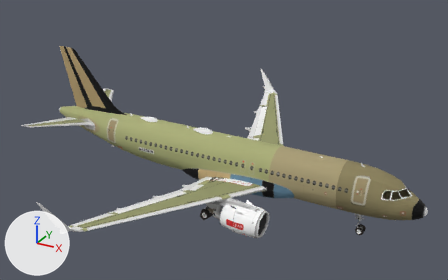
The glTF model a20n/model.glb: old version first, new version second.
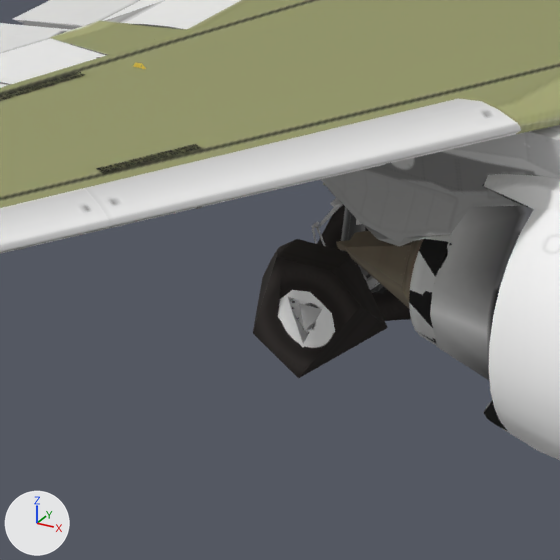
The first picture shows the older version from a 50 mm lens placed at (25.2, -44.7, 24.7), pointed at (0.5, 0.1, 2.3). The close-ups show the older and then the newer version on the part from 40% to 50% of the width and 67% to 84% of the height of that picture. Only the edits that show in the close-ups are written down. The axes (+X, +Y, +Z) are drawn at lower left. The lights are the same throughout. Vertices at exactly the same position are counted once.

Before the edit, the objects in view are built like this:
```python
me_anim21 = bpy.data.meshes.new('anim21')
me_anim21.from_pydata(...)  # 750 vertices, 988 faces; spans x 0.596..1.651, y -4.507..-3.237, z -3.537..-2.54
me_anim21.materials.append(mat_landinggears_png)
me_anim75 = bpy.data.meshes.new('anim75')
me_anim75.from_pydata(...)  # 145 vertices, 192 faces; spans x -0.19..1.03, y -8.56..-6.68, z 0.2..0.48
me_anim75.materials.append(mat_livery)
me_anim85 = bpy.data.meshes.new('anim85')
me_anim85.from_pydata(...)  # 178 vertices, 271 faces; spans x 3.36..5.19, y -6.88..-4.38, z -2.72..-0.31
me_anim85.materials.append(mat_engine_leap1a_png)
ob_anim21 = bpy.data.objects.new('anim21', me_anim21)
ob_anim21.location = (0.0, 0.0, 0.0)
ob_anim75 = bpy.data.objects.new('anim75', me_anim75)
ob_anim75.location = (0.0, 0.0, 0.0)
ob_anim85 = bpy.data.objects.new('anim85', me_anim85)
ob_anim85.location = (0.0, 0.0, 0.0)
# also in view: 'anim74' at (0.9, -5.3, 0.1); 'body' at (0.0, 0.0, 3.0)
```
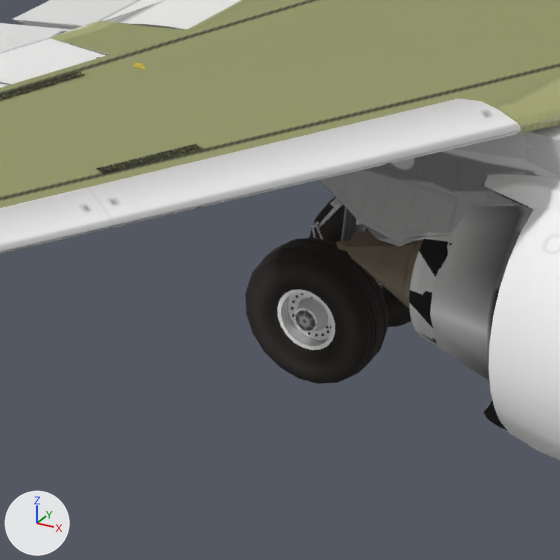
Where the change shows, as pixel boxes [x1, y1, x2, y2] in the close-ups (560 x 560 px):
'anim21', reshaped (7% taller)
    before: [253, 204, 411, 378]
    after: [245, 197, 411, 384]
part 1 of me_anim21, added
    after: [309, 197, 411, 327]
part 2 of me_anim21, added
    after: [245, 238, 388, 384]

The change, as a list of edits to the scene's bpy script:
```text
Change me_anim21:
    used by ob_anim21; location = (0.0, 0.0, 0.0)
    remove me_anim21.from_pydata(...)  # 750 vertices, 988 faces; spans x 0.596..1.651, y -4.507..-3.237, z -3.537..-2.54
    add me_anim21.from_pydata(...)  # 2338 vertices, 3912 faces; spans x 0.586..1.674, y -4.507..-3.193, z -3.559..-2.47
    me_anim21 part 1: 799 vertices added at x 0.586..1.674, y -3.581..-3.193, z -3.559..-2.47
    me_anim21 part 2: 789 vertices added at x 0.586..1.674, y -4.507..-4.119, z -3.559..-2.47
```
